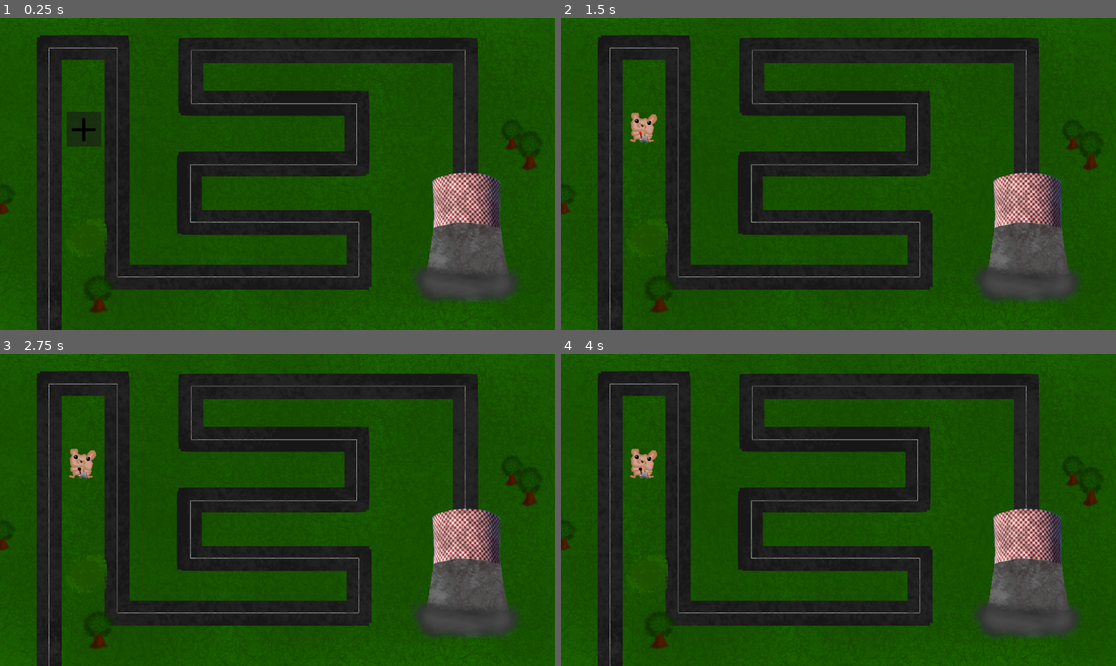
Above: before the commit, frames 1-4 (two rows, left to right).
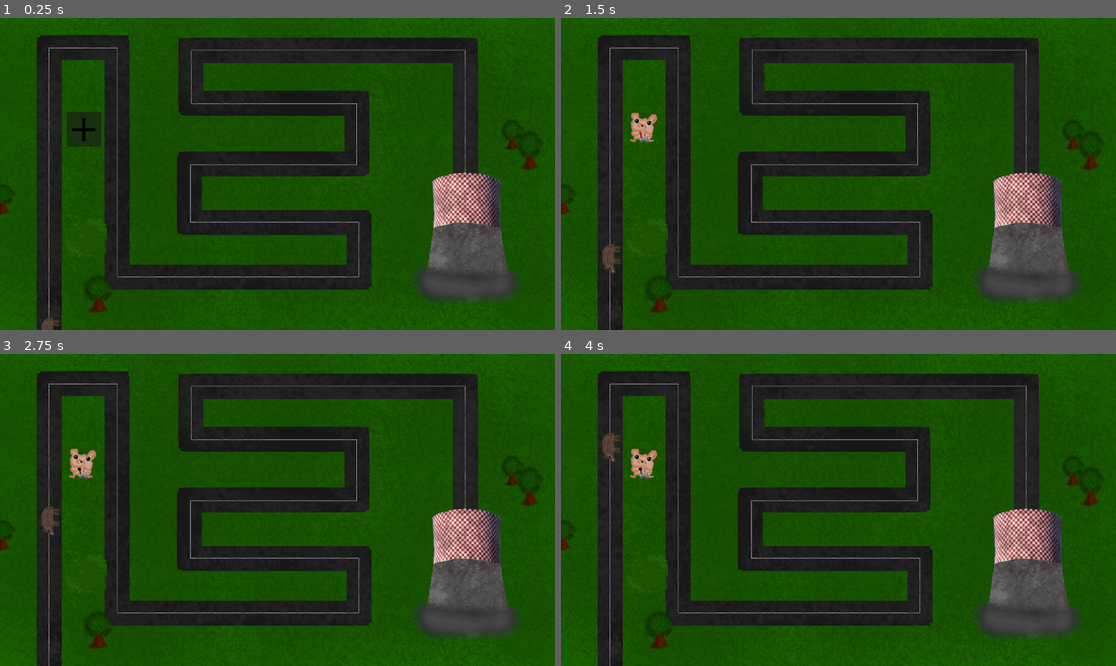
Above: after the commit, the same moments.

Repository: niejajestem/hackathon_ckziu
Game: Godot game, scene res://scenes/map.tscn
The game is run twice, just before and just after one commit, with the same random seed, the same clock (stepped at 60 frames per second) and the same inputs. This scene is started directly instead of the project's main scene.
Inputs (mouse positions are in pixels of both pictures, inside the frame that each line leads up to):
- Up to frame 1 (0.25 s): no input
- Up to frame 2 (1.5 s): click (644, 130) at 0.5 s; click (644, 161) at 1.25 s
- Up to frame 3 (2.75 s): no input
- Up to frame 4 (4 s): no input

The runs differ from the first frame. In frame 1, less than 0.1% of the frame differs, in the area x 7-11%, y 95-100%; in frame 2, 0.2%; in frame 3, 0.2%; in frame 4, 0.2%, in the area x 7-11%, y 25-35%.

Commit message:
path to glory

Diff:
--- a/new-game-project/project.godot
+++ b/new-game-project/project.godot
@@ -11,6 +11,6 @@
 [application]
 
 config/name="Hackathon_td"
-run/main_scene="uid://cbcdpbgahlslc"
+run/main_scene="uid://kg2stjr66a2v"
 config/features=PackedStringArray("4.4", "Forward Plus")
 config/icon="res://icon.svg"
--- /dev/null
+++ b/new-game-project/scenes/dzik.gd
@@ -0,0 +1,6 @@
+extends PathFollow2D
+
+var speed = 0.03
+
+func _process(delta: float) -> void:
+	progress_ratio += delta * speed
--- a/new-game-project/scenes/dzik.tscn
+++ b/new-game-project/scenes/dzik.tscn
@@ -1,34 +1,10 @@
 [gd_scene load_steps=3 format=3 uid="uid://b07412gbe2m3a"]
 
-[ext_resource type="Script" uid="uid://cbqtoex0j4rc5" path="res://scenes/bullet_spawner.gd" id="1_bbrpy"]
+[ext_resource type="Script" uid="uid://d14pqii50kusk" path="res://scenes/dzik.gd" id="1_oby1b"]
 [ext_resource type="Texture2D" uid="uid://bfskc4semrsos" path="res://sprites/dzik.png" id="2_bbrpy"]
 
-[node name="Node2D" type="Node2D"]
-
-[node name="BulletSpawner" type="Node2D" parent="."]
-z_index = 1
-position = Vector2(27, 44)
-script = ExtResource("1_bbrpy")
-
-[node name="ColorRect" type="ColorRect" parent="BulletSpawner"]
-anchors_preset = 8
-anchor_left = 0.5
-anchor_top = 0.5
-anchor_right = 0.5
-anchor_bottom = 0.5
-offset_left = -2.0
-offset_top = -2.0
-offset_right = 2.0
-offset_bottom = 2.0
-grow_horizontal = 2
-grow_vertical = 2
-color = Color(1, 0, 0, 1)
-metadata/_edit_use_anchors_ = true
-
-[node name="BulletTimer" type="Timer" parent="BulletSpawner"]
+[node name="Node2D" type="PathFollow2D"]
+script = ExtResource("1_oby1b")
 
 [node name="Sprite2D" type="Sprite2D" parent="."]
 texture = ExtResource("2_bbrpy")
-centered = false
-
-[connection signal="timeout" from="BulletSpawner/BulletTimer" to="BulletSpawner" method="_on_bullet_timer_timeout"]
--- a/new-game-project/scenes/map.tscn
+++ b/new-game-project/scenes/map.tscn
@@ -1,10 +1,17 @@
-[gd_scene load_steps=6 format=3 uid="uid://y1x6nm00707p"]
+[gd_scene load_steps=8 format=3 uid="uid://kg2stjr66a2v"]
 
 [ext_resource type="Texture2D" uid="uid://cifch1tv33gau" path="res://sprites/map.png" id="1_c7s6e"]
 [ext_resource type="PackedScene" uid="uid://xloejy4xkwdr" path="res://scenes/towerPlace.tscn" id="2_wijl4"]
 [ext_resource type="Texture2D" uid="uid://uae5gtorasql" path="res://sprites/drzewo.png" id="3_e0an3"]
 [ext_resource type="Texture2D" uid="uid://k0w4x7f6eps6" path="res://sprites/luzny.jpg" id="4_p5pve"]
 [ext_resource type="Texture2D" uid="uid://lvju5ijq2vka" path="res://sprites/krzak.png" id="4_urblq"]
+[ext_resource type="PackedScene" uid="uid://b07412gbe2m3a" path="res://scenes/dzik.tscn" id="6_2lpho"]
+
+[sub_resource type="Curve2D" id="Curve2D_2klcf"]
+_data = {
+"points": PackedVector2Array(0, 0, 0, 0, 102, 683, 0, 0, 0, 0, 102, 62, 0, 0, 0, 0, 243, 62, 0, 0, 0, 0, 244, 538, 0, 0, 0, 0, 745, 538, 0, 0, 0, 0, 745, 424, 0, 0, 0, 0, 395, 424, 0, 0, 0, 0, 395, 305, 0, 0, 0, 0, 741, 305, 0, 0, 0, 0, 740, 178, 0, 0, 0, 0, 398, 178, 0, 0, 0, 0, 398, 66, 0, 0, 0, 0, 966, 67, 0, 0, 0, 0, 966, 325)
+}
+point_count = 14
 
 [node name="Map" type="Node2D"]
 
@@ -43,3 +50,12 @@
 position = Vector2(103, 609)
 scale = Vector2(0.309524, 0.306667)
 texture = ExtResource("4_p5pve")
+
+[node name="Path2D" type="Path2D" parent="."]
+curve = SubResource("Curve2D_2klcf")
+
+[node name="Node2D" parent="Path2D" instance=ExtResource("6_2lpho")]
+position = Vector2(102, 683)
+rotation = -1.5708
+rotates = false
+loop = false
--- a/new-game-project/scenes/tower.tscn
+++ /dev/null
@@ -1,34 +0,0 @@
-[gd_scene load_steps=3 format=3 uid="uid://dypk148117d6t"]
-
-[ext_resource type="Script" uid="uid://cbqtoex0j4rc5" path="res://scenes/bullet_spawner.gd" id="1_ay4al"]
-[ext_resource type="Texture2D" uid="uid://cp3u1ainyd4fj" path="res://sprites/chomik.png" id="2_ay4al"]
-
-[node name="Node2D" type="Node2D"]
-
-[node name="BulletSpawner" type="Node2D" parent="."]
-z_index = 1
-position = Vector2(27, 44)
-script = ExtResource("1_ay4al")
-
-[node name="ColorRect" type="ColorRect" parent="BulletSpawner"]
-anchors_preset = 8
-anchor_left = 0.5
-anchor_top = 0.5
-anchor_right = 0.5
-anchor_bottom = 0.5
-offset_left = -2.0
-offset_top = -2.0
-offset_right = 2.0
-offset_bottom = 2.0
-grow_horizontal = 2
-grow_vertical = 2
-color = Color(1, 0, 0, 1)
-metadata/_edit_use_anchors_ = true
-
-[node name="BulletTimer" type="Timer" parent="BulletSpawner"]
-
-[node name="Sprite2D" type="Sprite2D" parent="."]
-texture = ExtResource("2_ay4al")
-centered = false
-
-[connection signal="timeout" from="BulletSpawner/BulletTimer" to="BulletSpawner" method="_on_bullet_timer_timeout"]
Not shown, added: new-game-project/scenes/dzik.gd.uid
